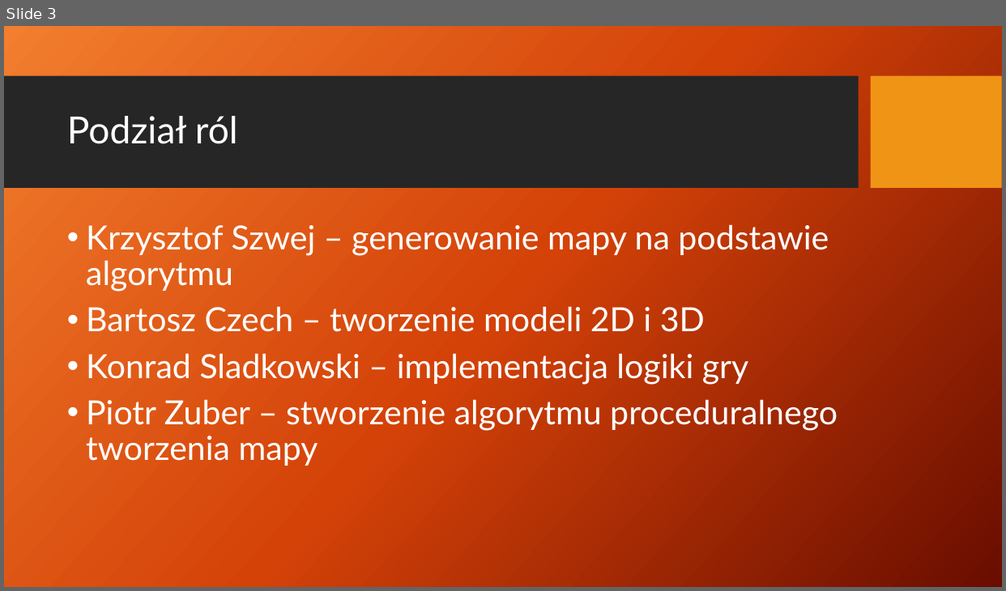
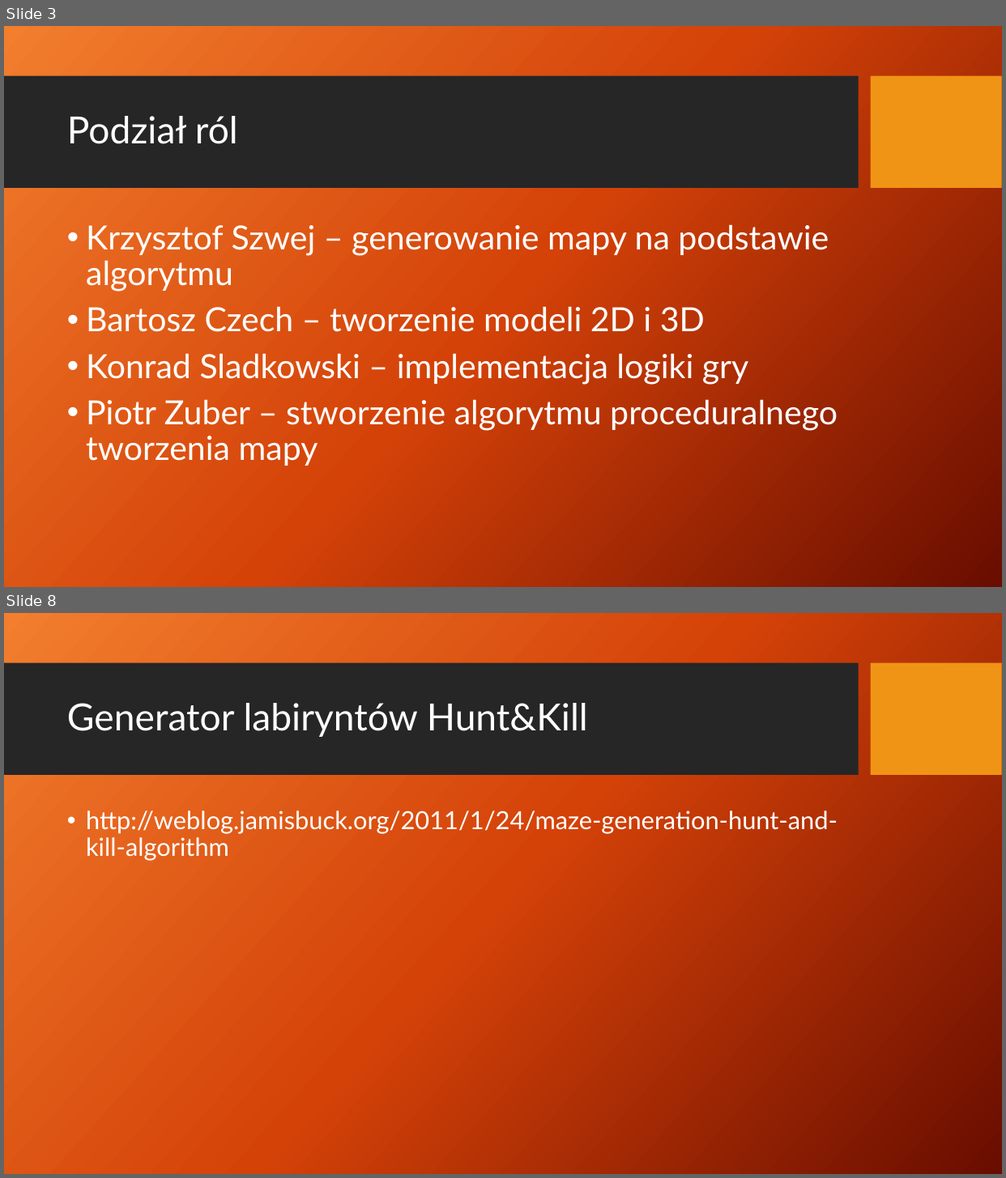
Before and after one commit to FakeOrganization-TD/TowerDefence, a slide deck: Prezentacje/Prez 2 - oceniana.pptx. Shown one above the other, each under a label of ours: slide 3 before the commit, slides 3 and 8 after it; the slides between them are not shown. The pictures are 1006x591 and 1006x1178 pixels, drawn with LibreOffice and Linux fonts; fonts in the diff are those of the drawing; background and template pictures are left out. Boxes give left, top, right and bottom in pixels: in the first picture for what was removed or moved away, otherwise in the second. Text is boxed around its words. In the diff, an @@ line names an element or a change of style, - is before the commit and + after.

```diff
--- a/Prezentacje/Prez 2 - oceniana.pptx
+++ b/Prezentacje/Prez 2 - oceniana.pptx
@@ slide 8 added at box(4, 613, 1002, 1174), background picture (left out); not listed: 2 template elements that a slide beside it also shows @@
@@ title added at box(67, 703, 588, 737), 36 pt, text #FFFFFF @@
+Generator labiryntów Hunt&Kill
@@ text added at box(86, 807, 837, 861), 24 pt, text #FFFFFF @@
+• http://weblog.jamisbuck.org/2011/1/24/maze-generation-hunt-and-kill-algorithm
```
Also in this commit, not shown: 4 other slides added, 1 slide removed.
